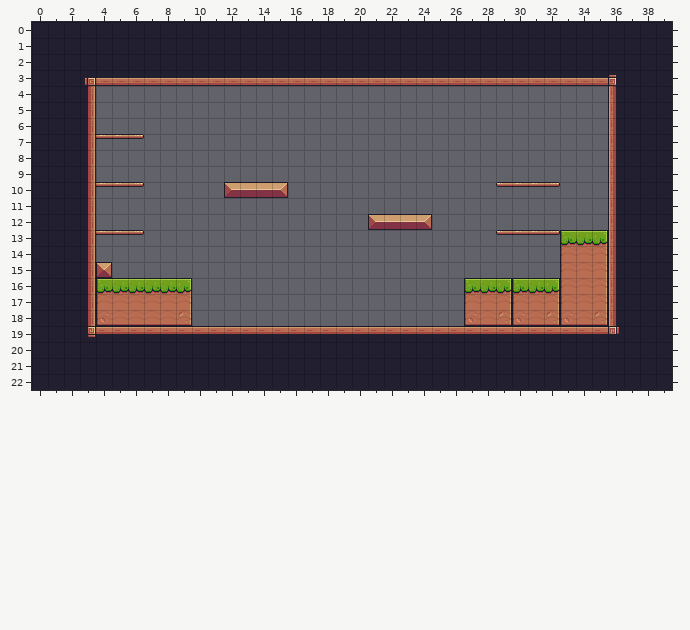
Tiled map -- assets/tiles/Level-01.tmx. Above, as it was before the edit.
Cells are 16x16 px. Shown: x 0..39, y 0..22.
New version:
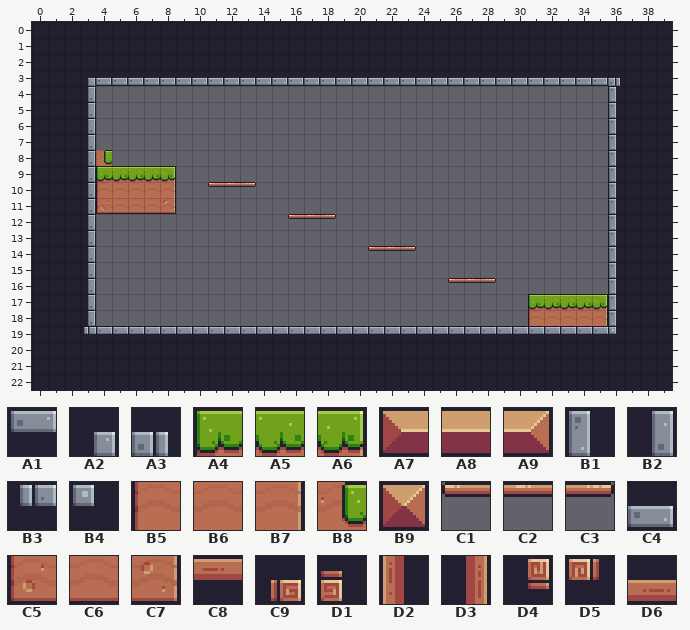
Key: from "Pixel Adventure": A1 1, A2 3, A3 4, A4 6, A5 7, A6 8, A7 12, A8 13, A9 14, B1 22, B2 24, B3 25, B4 26, B5 28, B6 29, B7 30, B8 31, B9 34, C1 39, C2 40, C3 41, C4 45, C5 50, C6 51, C7 52, C8 89, C9 91, D1 92, D2 110, D3 112, D4 113, D5 114, D6 133.
__ is an empty cell.
Changes in this commit:
Layer "Background":
y 3: x 3..36 C9 D6 D6 D6 D6 D6 D6 D6 D6 D6 D6 D6 D6 D6 D6 D6 D6 D6 D6 D6 D6 D6 D6 D6 D6 D6 D6 D6 D6 D6 D6 D6 D6 D1 -> A2 C4 C4 C4 C4 C4 C4 C4 C4 C4 C4 C4 C4 C4 C4 C4 C4 C4 C4 C4 C4 C4 C4 C4 C4 C4 C4 C4 C4 C4 C4 C4 C4 A3
y 4..6: x 3 D3 -> B2; x 36 D2 -> B1
y 7: x 3..6 D3 C2 C2 C3 -> B2 __ __ __; x 36 D2 -> B1
y 8: x 3..4 D3 __ -> B2 B8; x 36 D2 -> B1
y 9: x 3..8 D3 __ __ __ __ __ -> B2 A4 A5 A5 A5 A6; x 36 D2 -> B1
y 10: x 3..8 D3 C2 C2 C3 __ __ -> B2 B5 B6 B6 B6 B7; x 11..15 __ A7 A8 A8 A9 -> C1 C2 C3 __ __; x 29..32 C1 C2 C2 C3 -> __ __ __ __; x 36 D2 -> B1
y 11: x 3..8 D3 __ __ __ __ __ -> B2 C5 C6 C6 C6 C7; x 36 D2 -> B1
y 12: x 3 D3 -> B2; x 16..18 __ __ __ -> C1 C2 C3; x 21..24 A7 A8 A8 A9 -> __ __ __ __; x 36 D2 -> B1
y 13: x 3..6 D3 C2 C2 C3 -> B2 __ __ __; x 29..36 C1 C2 C2 C3 A4 A5 A6 D2 -> __ __ __ __ __ __ __ B1
y 14: x 3 D3 -> B2; x 21..23 __ __ __ -> C1 C2 C3; x 33..36 B5 B6 B7 D2 -> __ __ __ B1
y 15: x 3..4 D3 B9 -> B2 __; x 33..36 B5 B6 B7 D2 -> __ __ __ B1
y 16: x 3..9 D3 A4 A5 A5 A5 A5 A6 -> B2 __ __ __ __ __ __; x 26..36 __ A4 A5 A6 A4 A5 A6 B5 B6 B7 D2 -> C1 C2 C3 __ __ __ __ __ __ __ B1
y 17: x 3..9 D3 B5 B6 B6 B6 B6 B7 -> B2 __ __ __ __ __ __; x 27..36 B5 B6 B7 B5 B6 B7 B5 B6 B7 D2 -> __ __ __ __ A4 A5 A5 A5 A6 B1
y 18: x 3..9 D3 C5 C6 C6 C6 C6 C7 -> B2 __ __ __ __ __ __; x 27..36 C5 C6 C7 C5 C6 C7 C5 C6 C7 D2 -> __ __ __ __ B5 B6 B6 B6 B7 B1
y 19: x 3..36 D4 C8 C8 C8 C8 C8 C8 C8 C8 C8 C8 C8 C8 C8 C8 C8 C8 C8 C8 C8 C8 C8 C8 C8 C8 C8 C8 C8 C8 C8 C8 C8 C8 D5 -> B3 A1 A1 A1 A1 A1 A1 A1 A1 A1 A1 A1 A1 A1 A1 A1 A1 A1 A1 A1 A1 A1 A1 A1 A1 A1 A1 A1 A1 A1 A1 A1 A1 B4
Changed places in both pictures, as pixel boxes (x1, y1, x2, y2):
changed: (84, 75, 620, 337)
